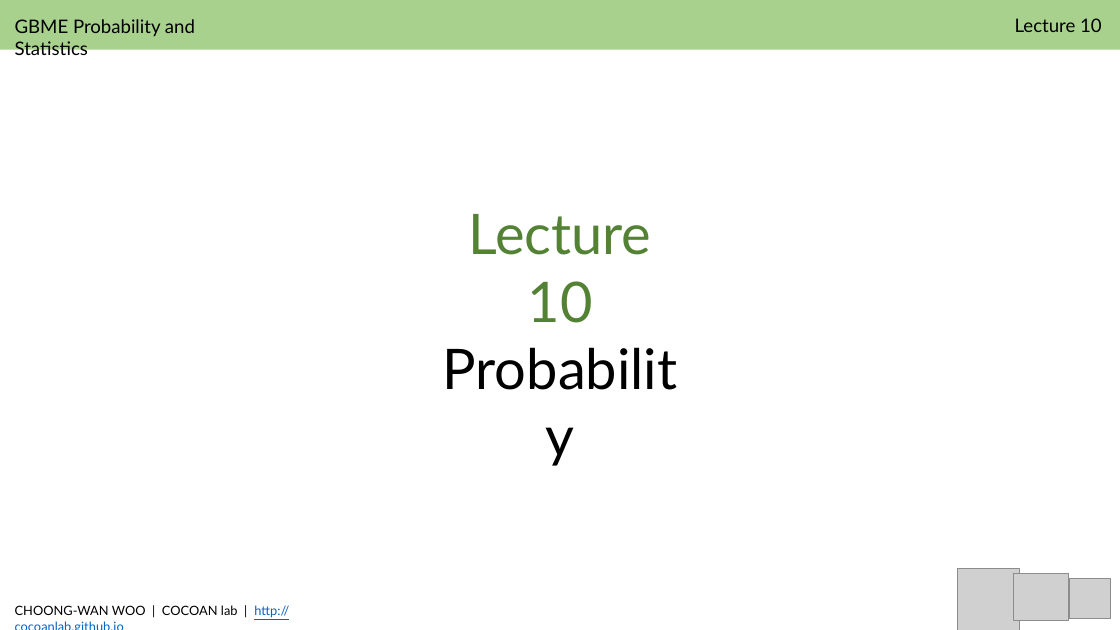
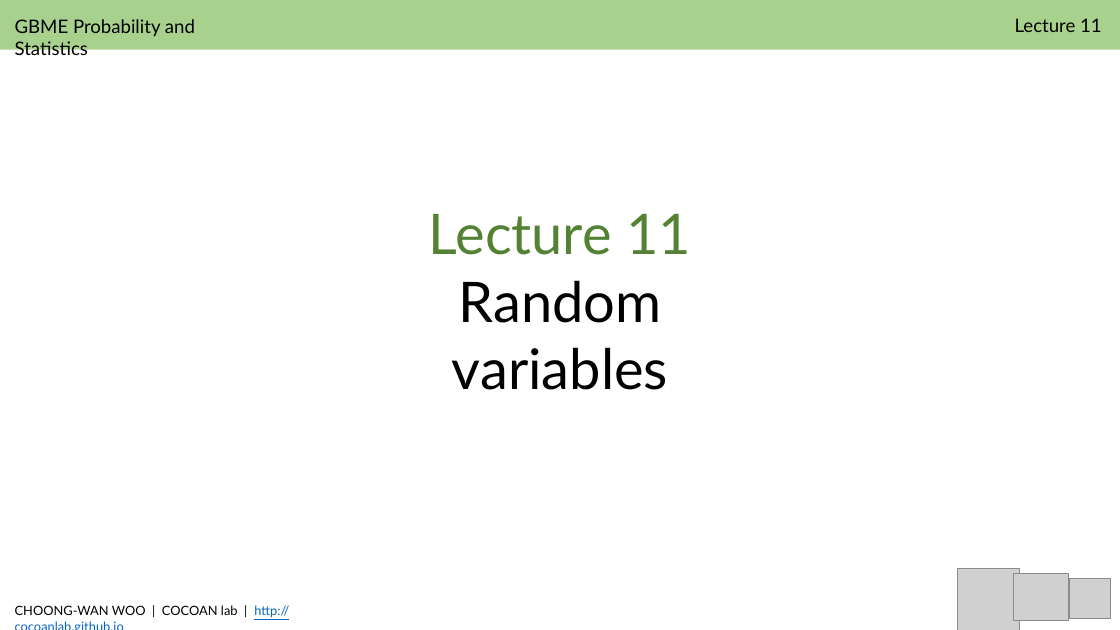
Before and after one commit to jun-hyeok/GBE3037-41_BME-Probability-and-Stability_2019Spring, a slide deck: slide 1 of slides/Woo_GBE3037_L10.pptx. Drawn at 1120x630 pixels with LibreOffice and Linux fonts; fonts in the diff are those of the drawing; grey boxes stand for pictures. Boxes give left, top, right and bottom in pixels: in the first picture for what was removed or moved away, otherwise in the second. Text is boxed around its words. In the diff, an @@ line names an element or a change of style, - is before the commit and + after.

```diff
--- a/slides/Woo_GBE3037_L10.pptx
+++ b/slides/Woo_GBE3037_L10.pptx
@@ text at (x1=1015, y1=18, x2=1102, y2=32): text changed @@
-Lecture 10
+Lecture 11
@@ text at (x1=429, y1=214, x2=691, y2=390): text changed @@
-Lecture 10
-Probability
+Lecture 11
+Random variables
```
Also in this commit, not shown: 8 other slides changed, 1 slide added, 5 slides removed, 13 other files.
